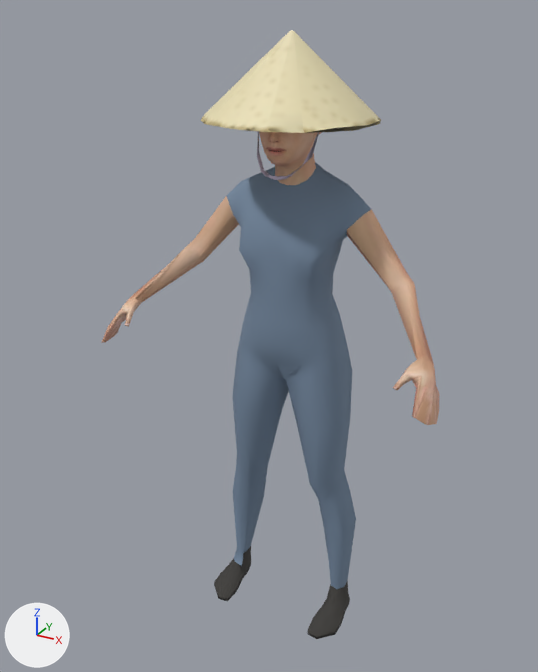
The glTF model priv/models/woman_non_la.far.glb as it was, and as the next commit left it.
One viewpoint serves both versions: a 50 mm lens placed at (0.808, -1.632, 1.633), pointed at (-0.05, -0.072, 0.852). Lighting does not change. The marker at lower left points along +X, +Y and +Z. The older version comes first. Where no turn or scale is listed for an object, it has been applied to the vertices. Vertices at exactly the same position are counted once.

Before the edit, the objects in view are built like this:
```python
mat_color_female_casualsuit01 = principled_material('color_female_casualsuit01')
mat_color_female_casualsuit01.base_color = (0.181, 0.254, 0.356)  # blue #768aa1
mat_color_female_casualsuit01.roughness = 0.9
mat_color_shoes02 = principled_material('color_shoes02')
mat_color_shoes02.base_color = (0.0482, 0.0452, 0.0409)  # dark grey #3e3c39
mat_color_shoes02.roughness = 0.9
me_head = bpy.data.meshes.new('head')
me_head.from_pydata(...)  # 177 vertices, 350 faces; spans x -0.204..0.205, y -0.212..0.198, z -0.094..0.221
# faces by material slot: [200, 150]
me_head.materials.append(mat_part_09)
me_head.materials.append(mat_part_11)
me_woman_non_la_mesh = bpy.data.meshes.new('woman_non_la_mesh')
me_woman_non_la_mesh.from_pydata(...)  # 838 vertices, 1644 faces; spans x -0.454..0.454, y -0.293..0.071, z 0.009..1.497
# faces by material slot: [528, 144, 172, 12, 788]
me_woman_non_la_mesh.materials.append(mat_color_female_casualsuit01)  # blue #768aa1
me_woman_non_la_mesh.materials.append(mat_color_shoes02)  # dark grey #3e3c39
me_woman_non_la_mesh.materials.append(mat_eyes)  # picture img_image_0
me_woman_non_la_mesh.materials.append(mat_hole)  # black #281618
me_woman_non_la_mesh.materials.append(mat_skin)  # picture img_image_7
# before: 44 (0.111, -0.114, 1.087) at pixel (320, 263), 45 (0.094, -0.14, 1.094) at pixel (309, 262)
# before: 189 (-0.111, -0.114, 1.087) at pixel (239, 250), 190 (-0.094, -0.14, 1.094) at pixel (239, 251)
# before: 296 (0.163, -0.181, 0.024) at pixel (316, 634), 308 (0.166, 0.011, 0.016), 309 (0.15, -0.007, 0.013), 310 (0.126, -0.138, 0.016) at pixel (311, 621), 311 (0.133, -0.178, 0.009) at pixel (307, 634)
# before: 312 (0.196, -0.055, 0.02) at pixel (345, 610), 313 (0.192, -0.021, 0.016) at pixel (348, 604), 314 (0.134, -0.088, 0.023), 315 (0.14, -0.047, 0.017), 316 (0.146, -0.026, 0.012)
# before: 317 (0.202, -0.143, 0.01) at pixel (334, 634), 318 (0.204, -0.103, 0.014) at pixel (341, 624), 319 (0.163, -0.182, 0.009) at pixel (316, 638)
# before: 326 (-0.163, -0.181, 0.024) at pixel (218, 594), 339 (-0.15, -0.007, 0.013) at pixel (251, 564), 340 (-0.166, 0.011, 0.016), 341 (-0.133, -0.178, 0.009) at pixel (227, 601), 342 (-0.126, -0.138, 0.016) at pixel (236, 591)
# before: 343 (-0.192, -0.021, 0.016), 344 (-0.196, -0.055, 0.02), 345 (-0.134, -0.088, 0.023) at pixel (242, 578), 346 (-0.14, -0.047, 0.017) at pixel (247, 571), 347 (-0.146, -0.026, 0.012) at pixel (249, 568)
# before: 348 (-0.204, -0.103, 0.014), 349 (-0.202, -0.143, 0.01) at pixel (214, 585), 350 (-0.163, -0.182, 0.009) at pixel (218, 598)
ob_head = bpy.data.objects.new('head', me_head)
ob_head.location = (0.0, -0.051, 1.368)
ob_woman_non_la_mesh = bpy.data.objects.new('woman_non_la_mesh', me_woman_non_la_mesh)
ob_woman_non_la_mesh.location = (0.0, 0.0, 0.0)
```
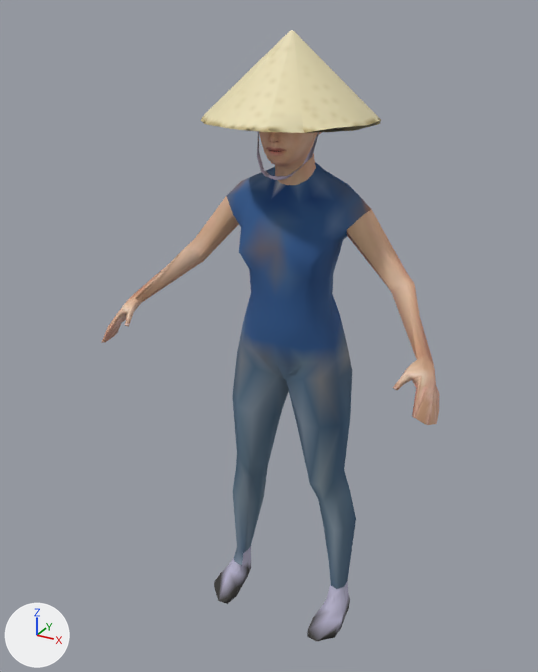
The change, as a list of edits to the scene's bpy script:
```text
Change mat_color_female_casualsuit01:
    where n0 = _N.new('ShaderNodeBsdfPrincipled'); n0.name = 'Principled BSDF'
    remove n0.inputs[0].default_value = (0.181, 0.254, 0.356, 1.0)  # 'Base Color', blue #768aa1
    add n2 = _N.new('ShaderNodeVertexColor'); n2.name = 'Color Attribute'
    add _L.new(n2.outputs[0], n0.inputs[0])  # 'Color' to 'Base Color'
Change mat_color_shoes02:
    where n0 = _N.new('ShaderNodeBsdfPrincipled'); n0.name = 'Principled BSDF'
    remove n0.inputs[0].default_value = (0.0482, 0.0452, 0.0409, 1.0)  # 'Base Color', dark grey #3e3c39
    add n2 = _N.new('ShaderNodeVertexColor'); n2.name = 'Color Attribute'
    add _L.new(n2.outputs[0], n0.inputs[0])  # 'Color' to 'Base Color'
Change me_woman_non_la_mesh:
    used by ob_woman_non_la_mesh; location = (0.0, 0.0, 0.0)
    verts and faces of me_woman_non_la_mesh; kept vertices keep their numbers, new ones are numbered from 838
    remove me_woman_non_la_mesh.from_pydata(...)  # 838 vertices, 1644 faces; spans x -0.454..0.454, y -0.293..0.071, z 0.009..1.497
    add me_woman_non_la_mesh.from_pydata(...)  # 760 vertices, 1496 faces; spans x -0.454..0.454, y -0.293..0.071, z 0.0..1.497
    me_woman_non_la_mesh part 1
    add verts[44] = (0.112, -0.112, 1.086)  # moved, pixel (321, 263)
    add verts[45] = (0.096, -0.141, 1.092)  # moved, pixel (309, 263)
    me_woman_non_la_mesh part 2
    add verts[189] = (-0.112, -0.112, 1.086)  # moved, pixel (239, 250)
    add verts[190] = (-0.096, -0.141, 1.092)  # moved, pixel (238, 251)
    me_woman_non_la_mesh part 3
    add for i in [308, 310, 313]: verts[i] += (0.0, 0.0, -0.016)
    add verts[296] = (0.163, -0.181, 0.0)  # moved, pixel (316, 641)
    add verts[309] = (0.15, -0.007, 0.0)  # moved
    add verts[311] = (0.133, -0.178, 0.0)  # moved, pixel (307, 636)
    add verts[319] = (0.163, -0.182, 0.0)  # moved, pixel (316, 641)
    add verts[312] = (0.196, -0.055, 0.0)  # moved, pixel (345, 616)
    add verts[314] = (0.134, -0.088, 0.0)  # moved
    add verts[315] = (0.14, -0.047, 0.0)  # moved
    add verts[316] = (0.146, -0.026, 0.0)  # moved
    add verts[317] = (0.202, -0.143, 0.0)  # moved, pixel (334, 637)
    add verts[318] = (0.204, -0.103, 0.0)  # moved, pixel (341, 627)
    me_woman_non_la_mesh part 4
    add for i in [340, 342, 343]: verts[i] += (0.0, 0.0, -0.016)
    add verts[326] = (-0.163, -0.181, 0.0)  # moved, pixel (218, 600)
    add verts[339] = (-0.15, -0.007, 0.0)  # moved, pixel (251, 567)
    add verts[341] = (-0.133, -0.178, 0.0)  # moved, pixel (227, 603)
    add verts[350] = (-0.163, -0.182, 0.0)  # moved, pixel (218, 600)
    add verts[344] = (-0.196, -0.055, 0.0)  # moved
    add verts[345] = (-0.134, -0.088, 0.0)  # moved, pixel (242, 584)
    add verts[346] = (-0.14, -0.047, 0.0)  # moved, pixel (247, 576)
    add verts[347] = (-0.146, -0.026, 0.0)  # moved, pixel (249, 571)
    add verts[348] = (-0.204, -0.103, 0.0)  # moved
    add verts[349] = (-0.202, -0.143, 0.0)  # moved, pixel (214, 588)
    other edits to the shape of me_woman_non_la_mesh do not show in these pictures
```

Changed parts and their boxes (x1, y1, x2, y2) in the pictures (538 x 672 px; the box of a moved part takes in the faces that stretch with it):
'woman_non_la_mesh', recoloured, reshaped: before (101, 132, 440, 639); after (101, 132, 440, 642)
part 1 of me_woman_non_la_mesh, moved or reshaped: (289, 221, 332, 281) in both
part 2 of me_woman_non_la_mesh, moved or reshaped: (239, 214, 261, 270) in both
part 3 of me_woman_non_la_mesh, moved or reshaped: before (308, 600, 350, 639); after (307, 600, 350, 642)
part 4 of me_woman_non_la_mesh, moved or reshaped: before (214, 561, 251, 601); after (214, 561, 251, 604)
